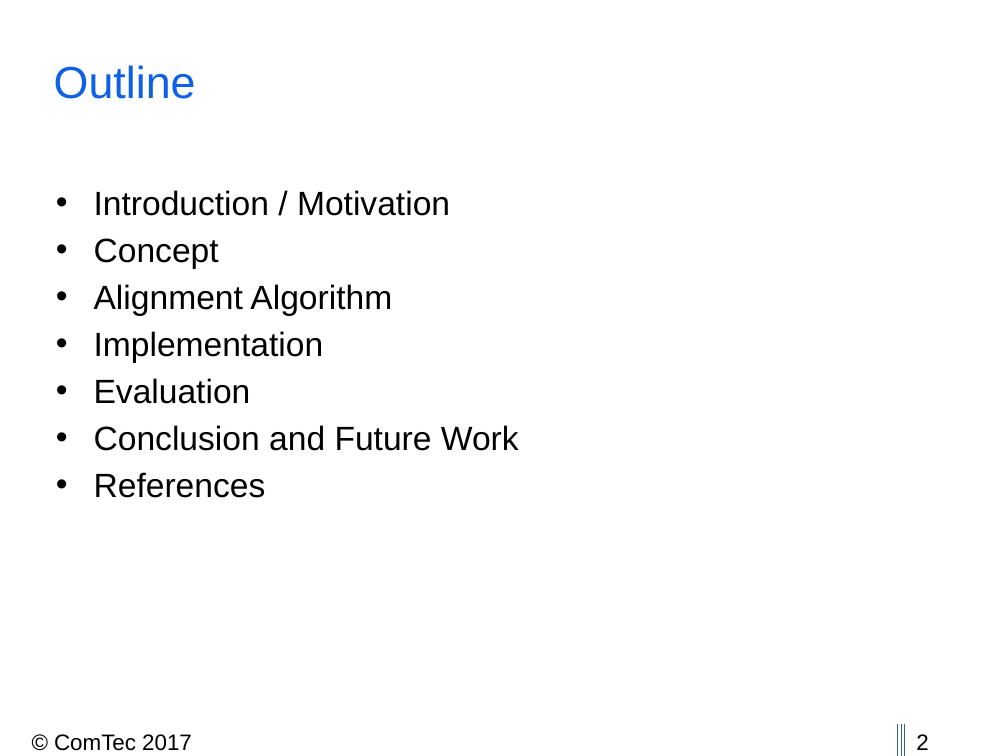
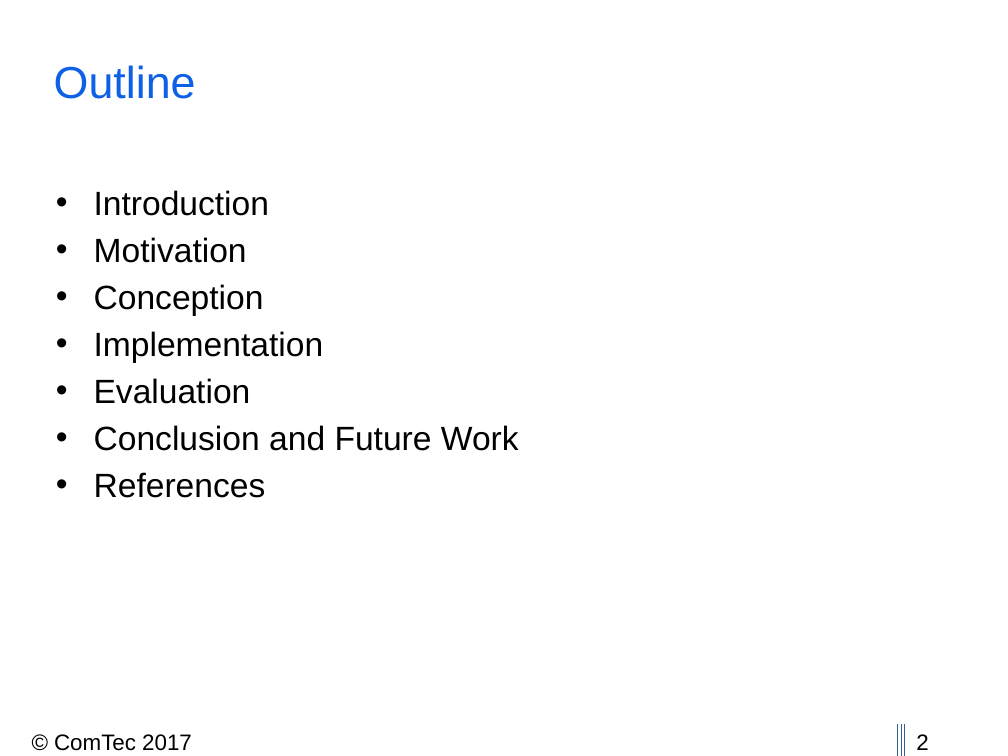
Before and after one commit to thedrayman/ct2-alignment, a slide deck: slide 2 of Presentation/CT2_2017_Alignment.pptx. Drawn at 1008x756 pixels with LibreOffice and Linux fonts; fonts in the diff are those of the drawing; background and template pictures are left out. Boxes give left, top, right and bottom in pixels: in the first picture for what was removed or moved away, otherwise in the second. Text is boxed around its words. In the diff, an @@ line names an element or a change of style, - is before the commit and + after.

Commit message:
added more to presentation and added sw baba image for paper (not in text)

```diff
--- a/Presentation/CT2_2017_Alignment.pptx
+++ b/Presentation/CT2_2017_Alignment.pptx
@@ text at (94,190,269,316): text changed @@
-• Introduction / Motivation
-• Concept
-• Alignment Algorithm
+• Introduction
+• Motivation
+• Conception
```
Also in this commit, not shown: 6 other slides changed, 8 slides added, 3 slides removed, 4 other files.
